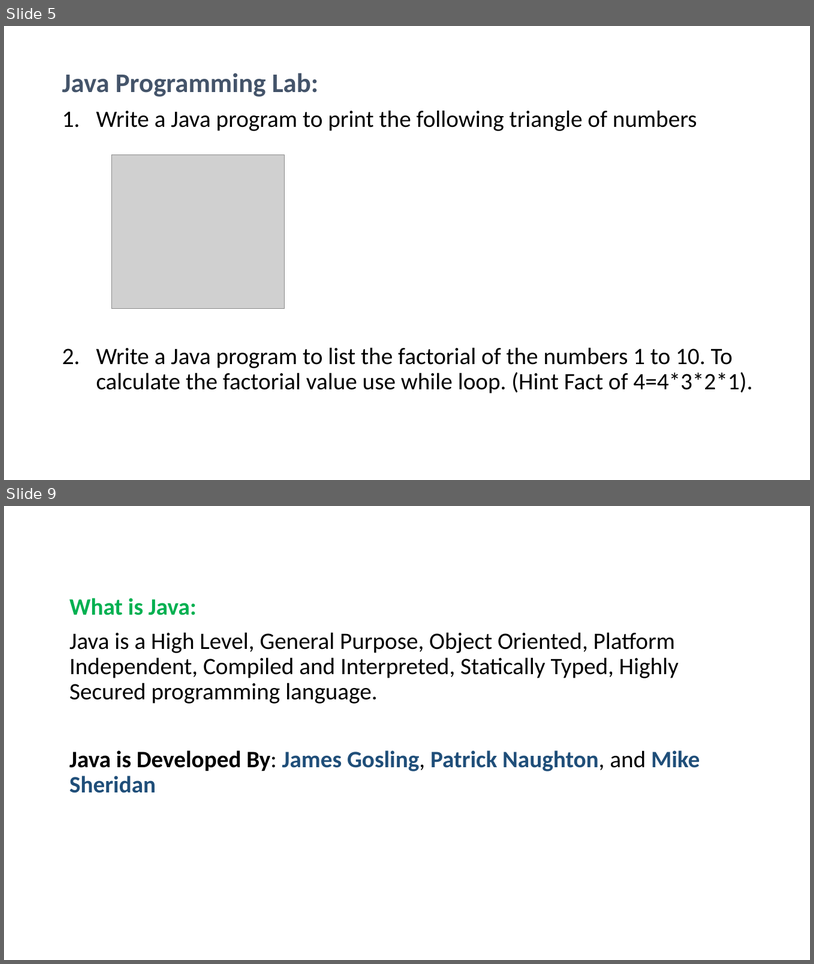
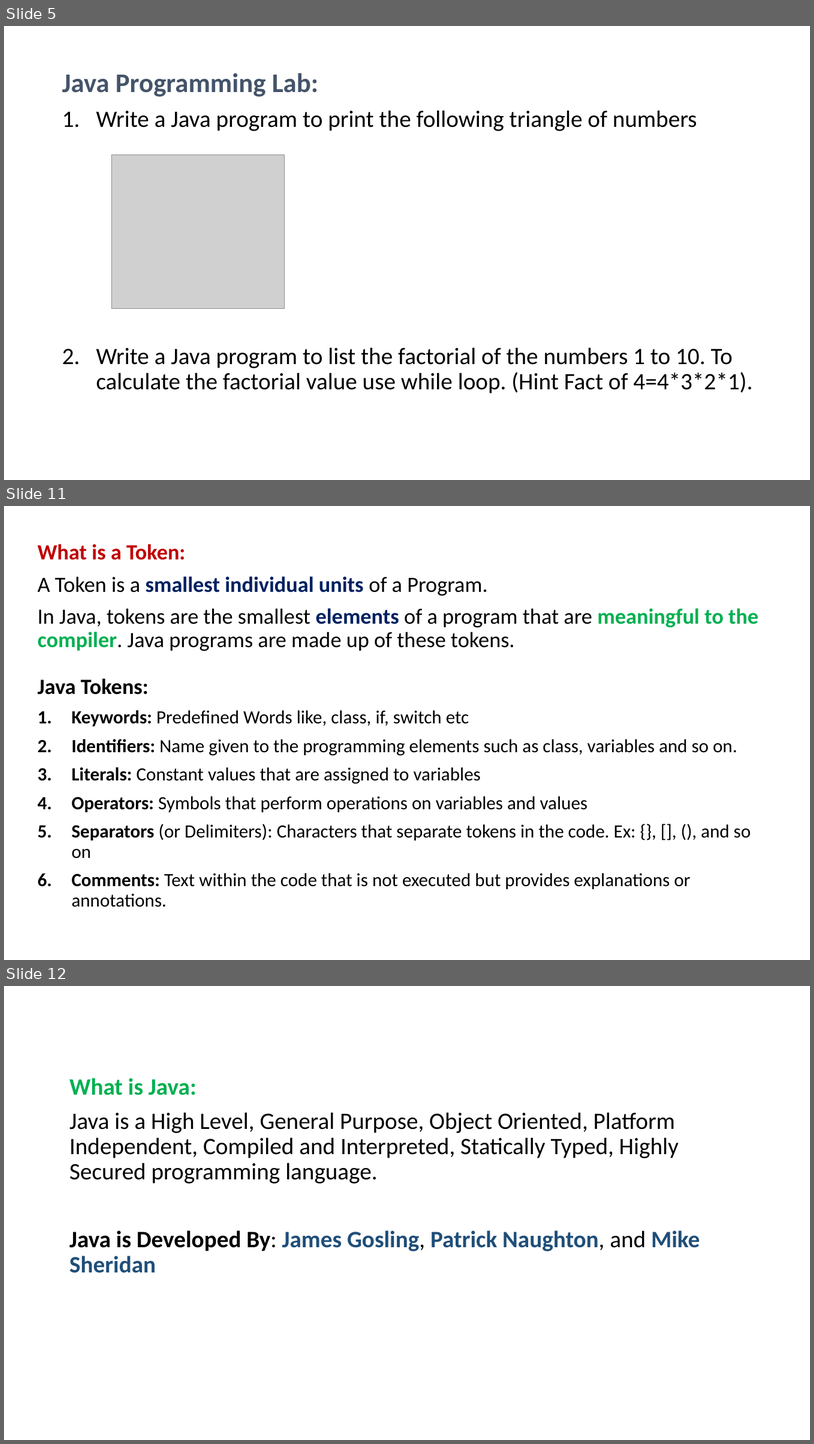
Before and after one commit to PRAMOD-VISHNU-NAIK/MCA-2nd-Sem-Shridevi-College, a slide deck: Theory Class-Notes/Java MCA-2.pptx. Shown one above the other, each under a label of ours: slides 5 and 9 before the commit, slides 5, 11 and 12 after it; the slides between them are not shown. The pictures are 814x964 and 814x1444 pixels, drawn with LibreOffice and Linux fonts; fonts in the diff are those of the drawing; grey boxes stand for pictures. Boxes give left, top, right and bottom in pixels: in the first picture for what was removed or moved away, otherwise in the second. Text is boxed around its words. In the diff, an @@ line names an element or a change of style, - is before the commit and + after.

Commit message:
Added Tokens Info

```diff
--- a/Theory Class-Notes/Java MCA-2.pptx
+++ b/Theory Class-Notes/Java MCA-2.pptx
@@ slide 11 added at [4,506,810,960], background #FFFFFF @@
@@ text added at [38,544,759,907], 22.2 pt, text #000000 @@
+What is a Token:
+A Token is a smallest individual units of a Program.
+In Java, tokens are the smallest elements of a program that are meaningful to the compiler. Java programs are made up of these tokens.
+Java Tokens:
+1. Keywords: Predefined Words like, class, if, switch etc
+2. Identifiers: Name given to the programming elements such as class, variables and so on.
+3. Literals: Constant values that are assigned to variables
+4. Operators: Symbols that perform operations on variables and values
+5. Separators (or Delimiters): Characters that separate tokens in the code. Ex: {}, [], (), and so on
+6. Comments: Text within the code that is not executed but provides explanations or annotations.
@@ what was slide 9 is now slide 12 @@
```
Also in this commit, not shown: 3 slides changed, 2 other slides added, 2 slides removed, 1 other file.
